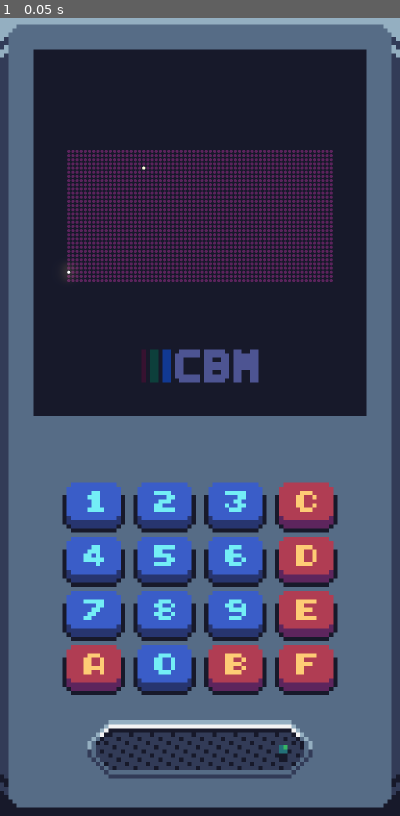
Above: before the commit, frame 1.
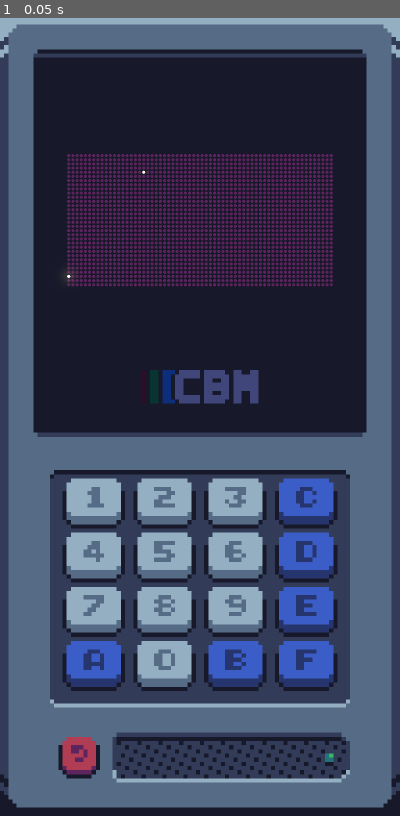
Above: after the commit, the same moment.

Repository: CatMeowByte/chip_byte_micro
Game: Godot game, scene res://source/scenes/main.tscn
Two runs of this game, one before a commit and one after it. Both use one fixed random seed, a clock stepped at 60 frames per second and the inputs below.
Inputs:
- Up to frame 1 (0.05 s): no input

The runs differ from the first frame. In frame 1, 28% of the frame differs, in the area x 8-92%, y 3-96%.
Error in both runs: Cannot call method 'eof_reached' on a null value. (res://source/scripts/core.gd:31)

Commit message:
nqvlnfdrnlbrxzbqjhvbgfcxzd

Diff:
--- a/project.godot
+++ b/project.godot
@@ -116,6 +116,16 @@
 "events": [Object(InputEventKey,"resource_local_to_scene":false,"resource_name":"","device":-1,"window_id":0,"alt_press …(192 unchanged characters)…
 ]
 }
+Reset={
+"deadzone": 0.2,
+"events": [Object(InputEventKey,"resource_local_to_scene":false,"resource_name":"","device":-1,"window_id":0,"alt_pressed":false,"shift_pressed":false,"ctrl_pressed":false,"meta_pressed":false,"pressed":false,"keycode":4194308,"physical_keycode":0,"key_label":0,"unicode":0,"location":0,"echo":false,"script":null)
+]
+}
+Exit={
+"deadzone": 0.2,
+"events": [Object(InputEventKey,"resource_local_to_scene":false,"resource_name":"","device":-1,"window_id":0,"alt_pressed":false,"shift_pressed":false,"ctrl_pressed":false,"meta_pressed":false,"pressed":false,"keycode":4194305,"physical_keycode":0,"key_label":0,"unicode":0,"location":0,"echo":false,"script":null)
+]
+}
 
 [input_devices]
 
--- a/source/scenes/main.tscn
+++ b/source/scenes/main.tscn
@@ -1,13 +1,10 @@
-[gd_scene load_steps=14 format=3 uid="uid://pvharl2pwbct"]
+[gd_scene load_steps=9 format=3 uid="uid://pvharl2pwbct"]
 
 [ext_resource type="Script" uid="uid://bun5owrp8n5nm" path="res://source/scripts/core.gd" id="1_7iyis"]
-[ext_resource type="Texture2D" uid="uid://dka22k4kgsg5a" path="res://source/images/background.png" id="1_t081b"]
+[ext_resource type="Texture2D" uid="uid://dka22k4kgsg5a" path="res://source/images/background_cover.png" id="1_t081b"]
 [ext_resource type="Script" uid="uid://bot5dwdp6npf1" path="res://source/scripts/gui/split_container_orientation.gd" id="1_ywmtt"]
-[ext_resource type="Texture2D" uid="uid://c4rgukoslqdbh" path="res://source/images/example.png" id="3_rvs5q"]
-[ext_resource type="Shader" uid="uid://dmdw3tvil5w85" path="res://source/shaders/dot_matrix_display.gdshader" id="4_7w8fr"]
-[ext_resource type="Texture2D" uid="uid://bc6llkpywxmor" path="res://source/images/logo_half.png" id="7_7w8fr"]
+[ext_resource type="PackedScene" uid="uid://ssryli5jpdkl" path="res://source/scenes/side_top.tscn" id="4_ywmtt"]
 [ext_resource type="PackedScene" uid="uid://cxmblbsshg6xa" path="res://source/scenes/side_bottom.tscn" id="7_rvs5q"]
-[ext_resource type="Script" uid="uid://bfjhweaffp06x" path="res://source/scripts/video.gd" id="9_7iyis"]
 
 [sub_resource type="StyleBoxTexture" id="StyleBoxTexture_rvs5q"]
 texture = ExtResource("1_t081b")
@@ -18,23 +15,6 @@
 
 [sub_resource type="PlaceholderTexture2D" id="PlaceholderTexture2D_7w8fr"]
 size = Vector2(0, 0)
-
-[sub_resource type="StyleBoxFlat" id="StyleBoxFlat_rvs5q"]
-content_margin_left = 8.0
-content_margin_top = 8.0
-content_margin_right = 8.0
-content_margin_bottom = 8.0
-bg_color = Color(0.101961, 0.109804, 0.172549, 1)
-
-[sub_resource type="ShaderMaterial" id="ShaderMaterial_7iyis"]
-shader = ExtResource("4_7w8fr")
-shader_parameter/texture_width = 64
-shader_parameter/texture_height = 32
-shader_parameter/circle_radius = 0.75
-shader_parameter/circle_shape = 0.0
-shader_parameter/color_on = Color(0.992172, 0.796277, 0.45481, 1)
-shader_parameter/color_off = Color(0.360525, 0.145083, 0.360525, 1)
-shader_parameter/color_strength = 2.0
 
 [sub_resource type="Environment" id="Environment_7iyis"]
 background_mode = 3
@@ -60,7 +40,7 @@
 grow_vertical = 2
 theme_override_styles/panel = SubResource("StyleBoxTexture_rvs5q")
 
-[node name="SplitContainer" type="SplitContainer" parent="."]
+[node name="Split" type="SplitContainer" parent="."]
 layout_mode = 1
 anchors_preset = 15
 anchor_right = 1.0
@@ -76,65 +56,31 @@
 drag_area_highlight_in_editor = true
 script = ExtResource("1_ywmtt")
 
-[node name="MarginContainer2" type="MarginContainer" parent="SplitContainer"]
+[node name="MarginTop" type="MarginContainer" parent="Split"]
 layout_mode = 2
 size_flags_horizontal = 3
 size_flags_vertical = 3
 theme_override_constants/margin_left = 8
 theme_override_constants/margin_top = 8
 theme_override_constants/margin_right = 8
-theme_override_constants/margin_bottom = 8
+theme_override_constants/margin_bottom = 4
 
-[node name="VBoxContainer" type="VBoxContainer" parent="SplitContainer/MarginContainer2"]
+[node name="Top" parent="Split/MarginTop" instance=ExtResource("4_ywmtt")]
+unique_name_in_owner = true
 layout_mode = 2
-alignment = 1
 
-[node name="PanelContainer" type="PanelContainer" parent="SplitContainer/MarginContainer2/VBoxContainer"]
-layout_mode = 2
-size_flags_vertical = 3
-theme_override_styles/panel = SubResource("StyleBoxFlat_rvs5q")
-
-[node name="VBoxContainer" type="VBoxContainer" parent="SplitContainer/MarginContainer2/VBoxContainer/PanelContainer"]
-layout_mode = 2
-theme_override_constants/separation = 0
-alignment = 1
-
-[node name="AspectContainer" type="AspectRatioContainer" parent="SplitContainer/MarginContainer2/VBoxContainer/PanelContainer/VBoxContainer"]
-layout_mode = 2
-size_flags_vertical = 3
-ratio = 2.0
-
-[node name="Display" type="TextureRect" parent="SplitContainer/MarginContainer2/VBoxContainer/PanelContainer/VBoxContainer/AspectContainer"]
-unique_name_in_owner = true
-material = SubResource("ShaderMaterial_7iyis")
-layout_mode = 2
-texture = ExtResource("3_rvs5q")
-script = ExtResource("9_7iyis")
-
-[node name="TextureRect" type="TextureRect" parent="SplitContainer/MarginContainer2/VBoxContainer/PanelContainer/VBoxContainer"]
-modulate = Color(0.318, 0.3462, 0.6, 1)
-custom_minimum_size = Vector2(0, 8)
-layout_mode = 2
-texture = ExtResource("7_7w8fr")
-expand_mode = 1
-stretch_mode = 3
-
-[node name="MarginContainer" type="MarginContainer" parent="SplitContainer"]
+[node name="MarginBottom" type="MarginContainer" parent="Split"]
 layout_mode = 2
 theme_override_constants/margin_left = 8
-theme_override_constants/margin_top = 8
+theme_override_constants/margin_top = 4
 theme_override_constants/margin_right = 8
 theme_override_constants/margin_bottom = 8
 
-[node name="Control" type="Control" parent="SplitContainer/MarginContainer"]
-custom_minimum_size = Vector2(66, 72)
+[node name="Bottom" parent="Split/MarginBottom" instance=ExtResource("7_rvs5q")]
+unique_name_in_owner = true
 layout_mode = 2
-size_flags_horizontal = 4
-size_flags_vertical = 4
 
-[node name="Bottom" parent="SplitContainer/MarginContainer/Control" instance=ExtResource("7_rvs5q")]
-
-[node name="WorldEnvironment" type="WorldEnvironment" parent="."]
+[node name="World" type="WorldEnvironment" parent="."]
 environment = SubResource("Environment_7iyis")
 
-[connection signal="resized" from="SplitContainer" to="SplitContainer" method="_on_resized"]
+[connection signal="resized" from="Split" to="Split" method="_on_resized"]
--- a/source/scenes/side_bottom.tscn
+++ b/source/scenes/side_bottom.tscn
@@ -1,8 +1,10 @@
-[gd_scene load_steps=40 format=3 uid="uid://cxmblbsshg6xa"]
-
+[gd_scene load_steps=44 format=3 uid="uid://cxmblbsshg6xa"]
+
+[ext_resource type="Texture2D" uid="uid://2enra46e51ik" path="res://source/images/background_side_bottom.png" id="1_mji4n"]
 [ext_resource type="Texture2D" uid="uid://da2ijvryqlles" path="res://source/images/buttons.png" id="1_xnm1s"]
 [ext_resource type="Script" uid="uid://c1ynbrqisklim" path="res://source/scripts/gui/touchscreen_button_action.gd" id="2_7qcbo"]
 [ext_resource type="Texture2D" uid="uid://c1ur7h3bw7iih" path="res://source/images/beeper.png" id="2_ggqpb"]
+[ext_resource type="Texture2D" uid="uid://cnorsxpipqccv" path="res://source/images/button_reset.png" id="3_1tw2t"]
 
 [sub_resource type="AtlasTexture" id="AtlasTexture_1tw2t"]
 atlas = ExtResource("1_xnm1s")
@@ -13,7 +15,7 @@
 region = Rect2(15, 12, 15, 12)
 
 [sub_resource type="RectangleShape2D" id="RectangleShape2D_xnm1s"]
-size = Vector2(17, 13)
+size = Vector2(14, 14)
 
 [sub_resource type="AtlasTexture" id="AtlasTexture_1reyi"]
 atlas = ExtResource("1_xnm1s")
@@ -134,14 +136,22 @@
 [sub_resource type="AtlasTexture" id="AtlasTexture_7qcbo"]
 atlas = ExtResource("1_xnm1s")
 region = Rect2(15, 0, 15, 12)
+
+[sub_resource type="AtlasTexture" id="AtlasTexture_t81sr"]
+atlas = ExtResource("3_1tw2t")
+region = Rect2(0, 0, 10, 10)
+
+[sub_resource type="AtlasTexture" id="AtlasTexture_3rpru"]
+atlas = ExtResource("3_1tw2t")
+region = Rect2(10, 0, 10, 10)
 
 [sub_resource type="AtlasTexture" id="AtlasTexture_i0a74"]
 atlas = ExtResource("2_ggqpb")
-region = Rect2(0, 0, 56, 16)
+region = Rect2(0, 0, 60, 16)
 
 [sub_resource type="AtlasTexture" id="AtlasTexture_ex5aw"]
 atlas = ExtResource("2_ggqpb")
-region = Rect2(0, 16, 56, 16)
+region = Rect2(0, 16, 60, 16)
 
 [sub_resource type="SpriteFrames" id="SpriteFrames_t81sr"]
 animations = [{
@@ -157,12 +167,30 @@
 "speed": 0.0
 }]
 
-[node name="Bottom" type="Node2D"]
+[node name="Bottom" type="Control"]
 texture_filter = 1
-
-[node name="ButtonPad" type="Node2D" parent="."]
-
-[node name="1" type="TouchScreenButton" parent="ButtonPad"]
+custom_minimum_size = Vector2(72, 75)
+layout_mode = 3
+anchors_preset = 0
+size_flags_horizontal = 4
+size_flags_vertical = 4
+
+[node name="Node2D" type="Node2D" parent="."]
+
+[node name="Background" type="NinePatchRect" parent="Node2D"]
+offset_right = 72.0
+offset_bottom = 57.0
+texture = ExtResource("1_mji4n")
+patch_margin_left = 8
+patch_margin_top = 8
+patch_margin_right = 8
+patch_margin_bottom = 8
+metadata/_edit_use_anchors_ = true
+
+[node name="ButtonPad" type="Node2D" parent="Node2D"]
+position = Vector2(3, 2)
+
+[node name="1" type="TouchScreenButton" parent="Node2D/ButtonPad"]
 texture_normal = SubResource("AtlasTexture_1tw2t")
 texture_pressed = SubResource("AtlasTexture_mji4n")
 shape = SubResource("RectangleShape2D_xnm1s")
@@ -171,7 +199,7 @@
 action = "1"
 script = ExtResource("2_7qcbo")
 
-[node name="2" type="TouchScreenButton" parent="ButtonPad"]
+[node name="2" type="TouchScreenButton" parent="Node2D/ButtonPad"]
 position = Vector2(17, 0)
 texture_normal = SubResource("AtlasTexture_1reyi")
 texture_pressed = SubResource("AtlasTexture_tbcf8")
@@ -181,7 +209,7 @@
 action = "2"
 script = ExtResource("2_7qcbo")
 
-[node name="3" type="TouchScreenButton" parent="ButtonPad"]
+[node name="3" type="TouchScreenButton" parent="Node2D/ButtonPad"]
 position = Vector2(34, 0)
 texture_normal = SubResource("AtlasTexture_puhf4")
 texture_pressed = SubResource("AtlasTexture_dt0t5")
@@ -191,7 +219,7 @@
 action = "3"
 script = ExtResource("2_7qcbo")
 
-[node name="4" type="TouchScreenButton" parent="ButtonPad"]
+[node name="4" type="TouchScreenButton" parent="Node2D/ButtonPad"]
 position = Vector2(0, 13)
 texture_normal = SubResource("AtlasTexture_xnm1s")
 texture_pressed = SubResource("AtlasTexture_cmyat")
@@ -201,7 +229,7 @@
 action = "4"
 script = ExtResource("2_7qcbo")
 
-[node name="5" type="TouchScreenButton" parent="ButtonPad"]
+[node name="5" type="TouchScreenButton" parent="Node2D/ButtonPad"]
 position = Vector2(17, 13)
 texture_normal = SubResource("AtlasTexture_xgb7w")
 texture_pressed = SubResource("AtlasTexture_03nvp")
@@ -211,7 +239,7 @@
 action = "5"
 script = ExtResource("2_7qcbo")
 
-[node name="6" type="TouchScreenButton" parent="ButtonPad"]
+[node name="6" type="TouchScreenButton" parent="Node2D/ButtonPad"]
 position = Vector2(34, 13)
 texture_normal = SubResource("AtlasTexture_fah37")
 texture_pressed = SubResource("AtlasTexture_a0lua")
@@ -221,7 +249,7 @@
 action = "6"
 script = ExtResource("2_7qcbo")
 
-[node name="7" type="TouchScreenButton" parent="ButtonPad"]
+[node name="7" type="TouchScreenButton" parent="Node2D/ButtonPad"]
 position = Vector2(0, 26)
 texture_normal = SubResource("AtlasTexture_c5c2y")
 texture_pressed = SubResource("AtlasTexture_40jeh")
@@ -231,7 +259,7 @@
 action = "7"
 script = ExtResource("2_7qcbo")
 
-[node name="8" type="TouchScreenButton" parent="ButtonPad"]
+[node name="8" type="TouchScreenButton" parent="Node2D/ButtonPad"]
 position = Vector2(17, 26)
 texture_normal = SubResource("AtlasTexture_2np1y")
 texture_pressed = SubResource("AtlasTexture_7o3ci")
@@ -241,7 +269,7 @@
 action = "8"
 script = ExtResource("2_7qcbo")
 
-[node name="9" type="TouchScreenButton" parent="ButtonPad"]
+[node name="9" type="TouchScreenButton" parent="Node2D/ButtonPad"]
 position = Vector2(34, 26)
 texture_normal = SubResource("AtlasTexture_c05fo")
 texture_pressed = SubResource("AtlasTexture_agp0r")
@@ -251,7 +279,7 @@
 action = "9"
 script = ExtResource("2_7qcbo")
 
-[node name="A" type="TouchScreenButton" parent="ButtonPad"]
+[node name="A" type="TouchScreenButton" parent="Node2D/ButtonPad"]
 position = Vector2(0, 39)
 texture_normal = SubResource("AtlasTexture_4ecie")
 texture_pressed = SubResource("AtlasTexture_5llpo")
@@ -261,7 +289,7 @@
 action = "A"
 script = ExtResource("2_7qcbo")
 
-[node name="B" type="TouchScreenButton" parent="ButtonPad"]
+[node name="B" type="TouchScreenButton" parent="Node2D/ButtonPad"]
 position = Vector2(34, 39)
 texture_normal = SubResource("AtlasTexture_2r17k")
 texture_pressed = SubResource("AtlasTexture_87mks")
@@ -271,7 +299,7 @@
 action = "B"
 script = ExtResource("2_7qcbo")
 
-[node name="C" type="TouchScreenButton" parent="ButtonPad"]
+[node name="C" type="TouchScreenButton" parent="Node2D/ButtonPad"]
 position = Vector2(51, 0)
 texture_normal = SubResource("AtlasTexture_o8r6f")
 texture_pressed = SubResource("AtlasTexture_nyakj")
@@ -281,7 +309,7 @@
 action = "C"
 script = ExtResource("2_7qcbo")
 
-[node name="D" type="TouchScreenButton" parent="ButtonPad"]
+[node name="D" type="TouchScreenButton" parent="Node2D/ButtonPad"]
 position = Vector2(51, 13)
 texture_normal = SubResource("AtlasTexture_xonk1")
 texture_pressed = SubResource("AtlasTexture_udlfh")
@@ -291,7 +319,7 @@
 action = "D"
 script = ExtResource("2_7qcbo")
 
-[node name="E" type="TouchScreenButton" parent="ButtonPad"]
+[node name="E" type="TouchScreenButton" parent="Node2D/ButtonPad"]
 position = Vector2(51, 26)
 texture_normal = SubResource("AtlasTexture_7vp61")
 texture_pressed = SubResource("AtlasTexture_7ulmu")
@@ -301,7 +329,7 @@
 action = "E"
 script = ExtResource("2_7qcbo")
 
-[node name="F" type="TouchScreenButton" parent="ButtonPad"]
+[node name="F" type="TouchScreenButton" parent="Node2D/ButtonPad"]
 position = Vector2(51, 39)
 texture_normal = SubResource("AtlasTexture_2u542")
 texture_pressed = SubResource("AtlasTexture_qvheh")
@@ -311,7 +339,7 @@
 action = "F"
 script = ExtResource("2_7qcbo")
 
-[node name="0" type="TouchScreenButton" parent="ButtonPad"]
+[node name="0" type="TouchScreenButton" parent="Node2D/ButtonPad"]
 position = Vector2(17, 39)
 texture_normal = SubResource("AtlasTexture_ggqpb")
 texture_pressed = SubResource("AtlasTexture_7qcbo")
@@ -321,7 +349,16 @@
 action = "0"
 script = ExtResource("2_7qcbo")
 
-[node name="Beeper" type="AnimatedSprite2D" parent="."]
-position = Vector2(33, 64)
+[node name="Reset" type="TouchScreenButton" parent="Node2D"]
+position = Vector2(2, 64)
+texture_normal = SubResource("AtlasTexture_t81sr")
+texture_pressed = SubResource("AtlasTexture_3rpru")
+shape = SubResource("RectangleShape2D_xnm1s")
+shape_visible = false
+action = "Reset"
+script = ExtResource("2_7qcbo")
+
+[node name="Beeper" type="AnimatedSprite2D" parent="Node2D"]
+position = Vector2(44, 69)
 sprite_frames = SubResource("SpriteFrames_t81sr")
 speed_scale = 0.0
--- /dev/null
+++ b/source/scenes/side_top.tscn
@@ -0,0 +1,54 @@
+[gd_scene load_steps=8 format=3 uid="uid://ssryli5jpdkl"]
+
+[ext_resource type="Texture2D" uid="uid://dc3i4m5qberdg" path="res://source/images/background_side_top.png" id="1_emef4"]
+[ext_resource type="Shader" uid="uid://dmdw3tvil5w85" path="res://source/shaders/dot_matrix_display.gdshader" id="2_rp4ql"]
+[ext_resource type="Texture2D" uid="uid://dvnqx6o83cjmf" path="res://source/images/blank.png" id="3_emef4"]
+[ext_resource type="Script" uid="uid://bfjhweaffp06x" path="res://source/scripts/video.gd" id="4_iisak"]
+[ext_resource type="Texture2D" uid="uid://bc6llkpywxmor" path="res://source/images/logo_half.png" id="5_cn8w6"]
+
+[sub_resource type="StyleBoxTexture" id="StyleBoxTexture_7w8fr"]
+texture = ExtResource("1_emef4")
+texture_margin_left = 8.0
+texture_margin_top = 8.0
+texture_margin_right = 8.0
+texture_margin_bottom = 8.0
+
+[sub_resource type="ShaderMaterial" id="ShaderMaterial_7iyis"]
+shader = ExtResource("2_rp4ql")
+shader_parameter/texture_width = 64
+shader_parameter/texture_height = 32
+shader_parameter/circle_radius = 0.75
+shader_parameter/circle_shape = 0.0
+shader_parameter/color_on = Color(0.992172, 0.796277, 0.45481, 1)
+shader_parameter/color_off = Color(0.360525, 0.145083, 0.360525, 1)
+shader_parameter/color_strength = 2.0
+
+[node name="PanelContainer" type="PanelContainer"]
+texture_filter = 1
+size_flags_vertical = 3
+theme_override_styles/panel = SubResource("StyleBoxTexture_7w8fr")
+
+[node name="VBoxContainer" type="VBoxContainer" parent="."]
+layout_mode = 2
+theme_override_constants/separation = 4
+alignment = 1
+
+[node name="AspectContainer" type="AspectRatioContainer" parent="VBoxContainer"]
+layout_mode = 2
+size_flags_vertical = 3
+ratio = 2.0
+
+[node name="Display" type="TextureRect" parent="VBoxContainer/AspectContainer"]
+unique_name_in_owner = true
+material = SubResource("ShaderMaterial_7iyis")
+layout_mode = 2
+texture = ExtResource("3_emef4")
+script = ExtResource("4_iisak")
+
+[node name="TextureRect" type="TextureRect" parent="VBoxContainer"]
+modulate = Color(0.265, 0.2885, 0.5, 1)
+custom_minimum_size = Vector2(0, 8)
+layout_mode = 2
+texture = ExtResource("5_cn8w6")
+expand_mode = 1
+stretch_mode = 3
--- a/source/scripts/core.gd
+++ b/source/scripts/core.gd
@@ -1,6 +1,6 @@
 extends Node
 
-@onready var Display: TextureRect = %Display
+@onready var Display: TextureRect = %Top/%Display
 
 var memory: PackedByteArray # 4096 byte
 var buffer: PackedByteArray # 2048 bit / 8 = 256 byte
--- a/source/scripts/video.gd
+++ b/source/scripts/video.gd
@@ -18,10 +18,10 @@
 	var l8: PackedByteArray = _dat.duplicate()
 	var fade: int = 255 / fade_duration
 	for i: int in l8.size():
-		var val: float = _img.get_data()[i] - fade
+		var val: int = _img.get_data()[i] - fade
 		val = max(val, 0)
 
-		l8[i] = 255 if l8[i] else int(val)
+		l8[i] = 255 if l8[i] else val
 
 	_img.set_data(width, height, false, Image.FORMAT_L8, l8)
 	_tex.update(_img)
Binary file changed: docs/index.144x144.png
Binary file changed: docs/index.180x180.png
Binary file changed: docs/index.512x512.png
Binary file changed: docs/index.apple-touch-icon.png
Binary file changed: docs/index.icon.png
Binary file changed: docs/index.png
Binary file changed: icon.png
Renamed: source/images/background.png -> source/images/background_cover.png
Not shown, added: source/images/background_cover.png.import
Binary file added: source/images/background_side_bottom.png
Not shown, changed: source/images/background_side_bottom.png.import
Binary file added: source/images/background_side_top.png
(and 18 more such lines)
